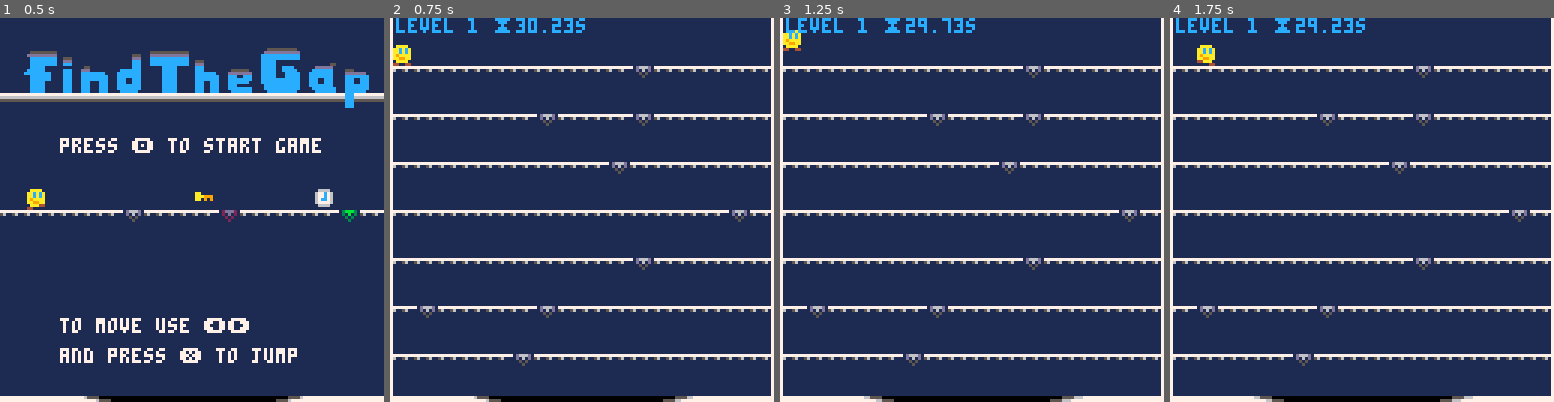
Above: before the commit, frames 1-4 (left to right).
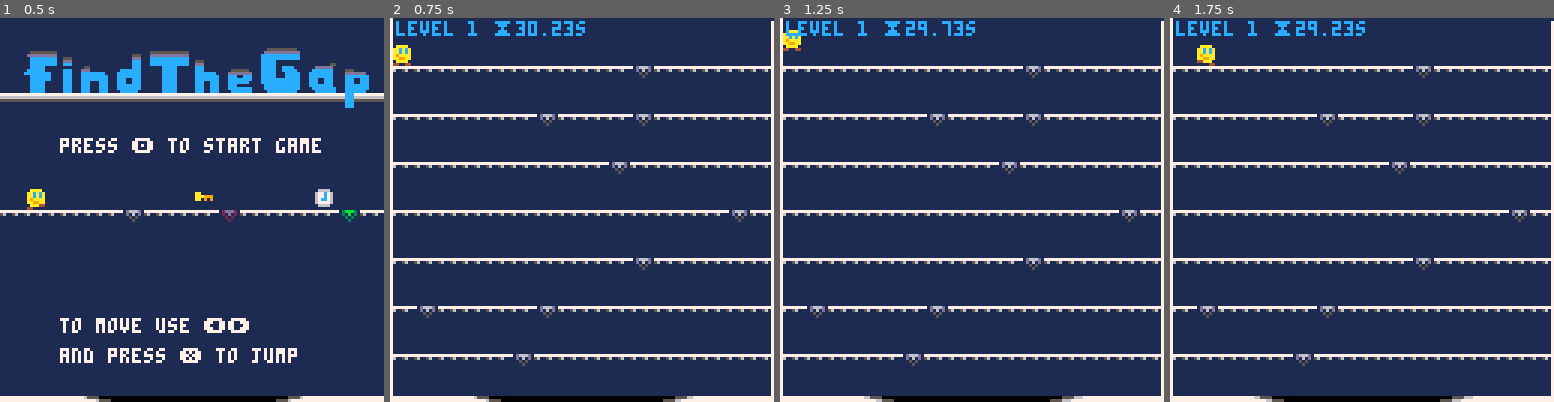
Above: after the commit, the same moments.

Repository: broquaint/pico8-carts
Game: PICO-8 cartridge findthegap.p8
Same seed, same stepped clock (60 frames per second), same inputs: the game is played once before the commit and once after it.
Inputs:
- Up to frame 1 (0.5 s): tap X (X key) at 0.33 s
- Up to frame 2 (0.75 s): tap O (Z key) at 0.7 s
- Up to frame 3 (1.25 s): tap X (X key) at 1.07 s
- Up to frame 4 (1.75 s): hold Right from 1.6 s (still down); tap O (Z key) at 1.7 s

Frame 1 is identical in both runs. In frame 2, 0.8% of the frame differs, in the area x 1-100%, y 0-5%; in frame 3, 0.8%; in frame 4, 0.8%.

Commit message:
Graphical tweaks
Finally make use of transparency for the gaps! More to do here but
that's start, no more unsightly white dot on sticky floors.

Also moved text at the top of the screen down by one pixel so it
doesn't look so crowded.

Diff:
--- a/findthegap.p8
+++ b/findthegap.p8
@@ -570,7 +570,7 @@
 
    if current_item[4] != item_warp then
       line(0, 0, 0, 128, 7)
-      line(127, 0, 127, 128, 7)
+      line(127, 1, 127, 128, 7)
    end
 
    if gamestate != state_no_void and #current_item > 0 then
@@ -623,7 +623,7 @@
    end
 
 --   print(msg .. ': '.. lvltime .. 's [' .. x .. " x " .. y .. '] ', 0, 0, 12)
-   print(msg, 2, 0, 12)
+   print(msg, 2, 1, 12)
 end
 
 function nice_time(inms)
@@ -677,7 +677,7 @@
 end
 
 __gfx__
-000000001aaaaaa171d666d10000000000000000712ddd21713bbb31000000000000000000000000000000000000000000000000066666600000000000000000
+000000001aaaaaa101d666d10000000000000000012ddd21013bbb31000000000000000000000000000000000000000000000000066666600000000000000000
 00000000aaeeaeea11d161d100aaaa0000aaaa001121d1211131b13100000000000000000aa0000000aaaa0000aaaa00000000006777c7760066660000000000
 00700700aefaefaa111515110acacaa00aacaca011121211111313110aa00000000000000aaaaaa00aaaaaa00aaaaaa0000000006777c7760677c76000000000
 00077000aaaaaaaa111151110acacaa00aacaca011112111111131110aaa99900aa000000aa090900acacaa00aacaca0000000006777c7760677c76000000000
@@ -693,7 +693,7 @@
 9a0000a90000000000000000000000000000000000000000000000000aa99aa00aa99aa000000000000000000000000000000000000000000000000000000000
 a000000a000000000000000000000000000000000000000000000000044aaa0000aaa44000000000000000000000000000000000000000000000000000000000
 00000000000000000000000000000000000000000000000000000000000004400440000000000000000000000000000000000000000000000000000000000000
-0000000000000000000000000000000077777777777777770000000000000000000000000000000071d666d10000000000000000712ddd21713bbb3100000000
+0000000000000000000000000000000077777777777777770000000000000000000000000000000001d666d10000000000000000012ddd21013bbb3100000000
 0000000000000000000000000000000056005600560056000000000000aaaa0000aaaa000000000011da6ad10000000000000000112ada21113aba3100000000
 000000000000000000000000000000000000000000000000000000000acacaa00aacaca000000000116595610000000000000000116292611163936100000000
 000000000000000000000000000000000000000000000000000000000acacaa00aacaca000000000116656610000000000000000116626611166366100000000
@@ -701,7 +701,7 @@
 000000000000000000000000000000000000000000000000000000000aa99aa00aa99aa000000000111111110000000000000000111111111111111100000000
 0000000000000000000000000000000000000000000000000000000000aaa440044aaa0000000000111111110000000000000000111111111111111100000000
 00000000000000000000000000000000000000000000000000000000044000000000044000000000111111110000000000000000111111111111111100000000
-000000000000000070d666d0702ddd20703bbb30000000000000000000000000000000000000000071d666d10000000000000000712ddd21713bbb3100000000
+000000000000000070d666d0702ddd20703bbb30000000000000000000000000000000000000000001d666d10000000000000000012ddd21013bbb3100000000
 000000000000000000d060d00020d0200030b030000000000000000000aaaa0000aaaa000000000011d161d100000000000000001121d1211131b13100000000
 000000000000000000050500000202000003030000000000000000000acacaa00aacaca000000000116515610000000000000000116212611163136100000000
 000000000000000000005000000020000000300000000000000000000acacaa00aacaca000000000116656610000000000000000116626611166366100000000
